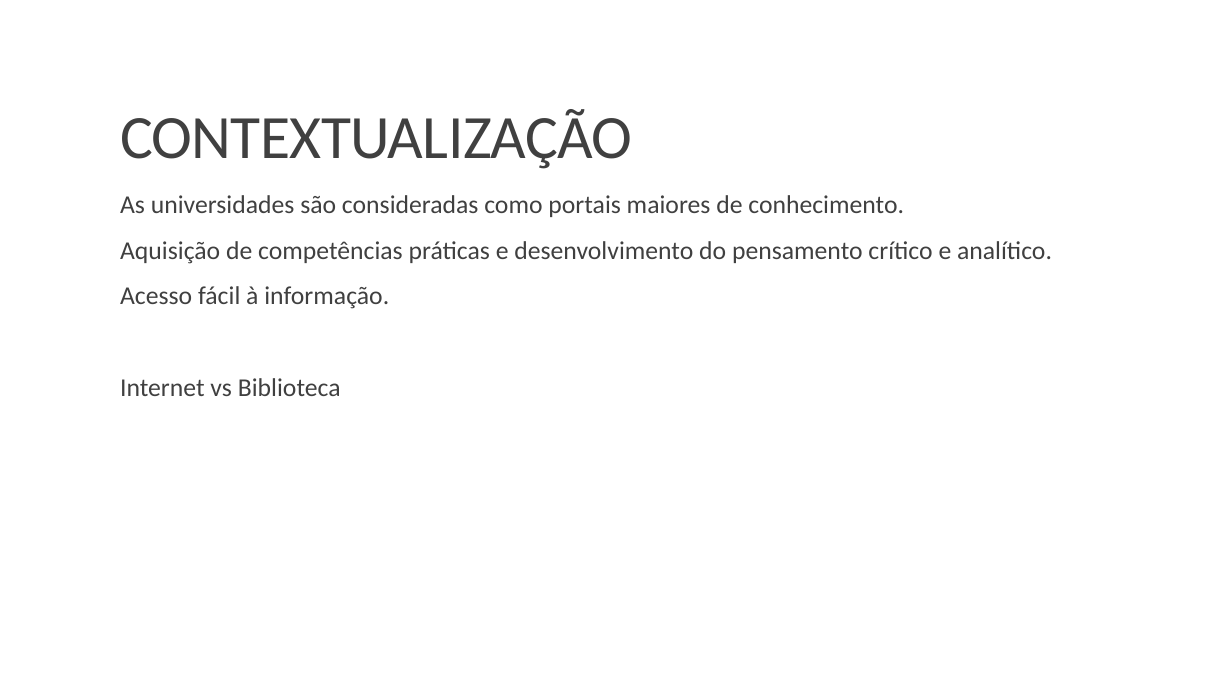
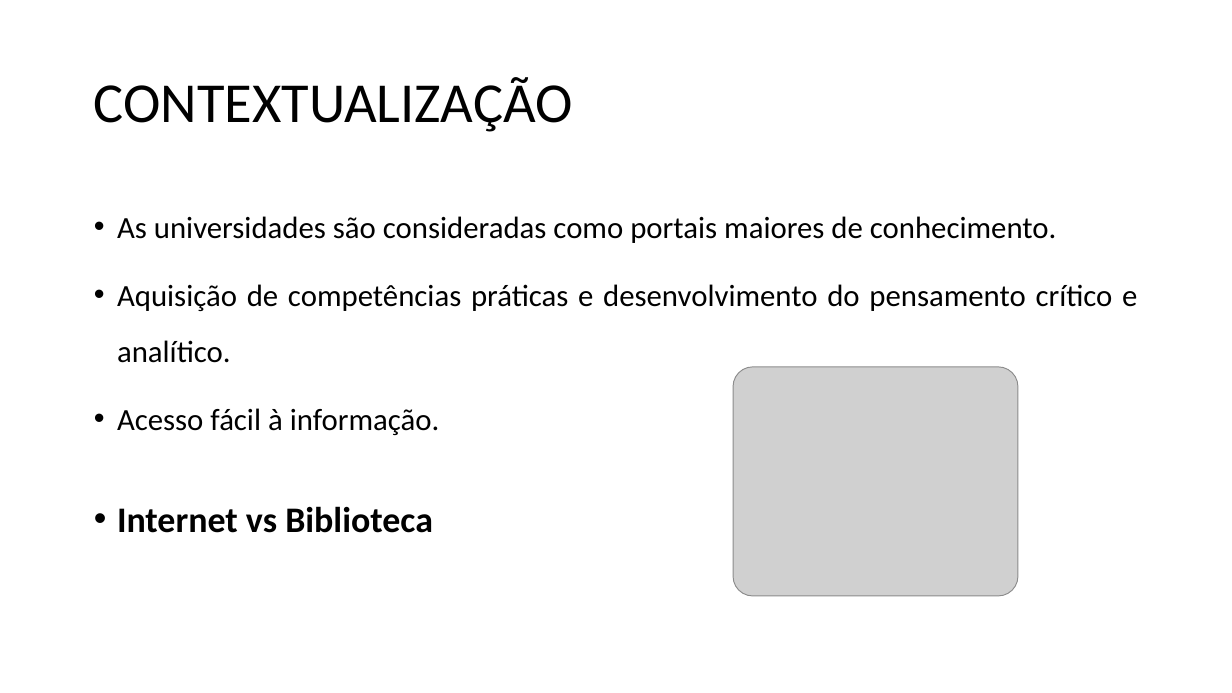
Before and after one commit to b-p3r/BD-1516, a slide deck: slide 4 of begininPP.pptx. Drawn at 1232x693 pixels with LibreOffice and Linux fonts; fonts in the diff are those of the drawing; grey boxes stand for pictures. Boxes give left, top, right and bottom in pixels: in the first picture for what was removed or moved away, otherwise in the second. Text is boxed around its words. In the diff, an @@ line names an element or a change of style, - is before the commit and + after.

```diff
--- a/begininPP.pptx
+++ b/begininPP.pptx
@@ title "CONTEXTUALIZAÇÃO": place and size @@
-title "CONTEXTUALIZAÇÃO" at bbox=[120, 109, 633, 169]
+title "CONTEXTUALIZAÇÃO" at bbox=[94, 77, 573, 132]
@@ title "CONTEXTUALIZAÇÃO" at bbox=[94, 77, 573, 132]: size 48 to 44 pt, text colour #404040 to #000000, letter spacing -0.5 to 0 pt; line spacing 0.85 to 0.9; vertical alignment bottom to middle @@
@@ text "As universidades são consideradas como ...": place and size @@
-text "As universidades são consideradas como ..." at bbox=[120, 195, 1052, 396]
+text "As universidades são consideradas como ..." at bbox=[117, 216, 1137, 533]
@@ text "As universidades são consideradas como ..." at bbox=[117, 216, 1137, 533]: size 20 to 24 pt in "As universidades são consideradas como portais maiores ...", "Aquisição de competências práticas e desenvolvimento do ...", "Acesso fácil à informação."; text colour #404040 to #000000; size 20 to 28 pt, bold on in "Internet vs Biblioteca"; alignment left to justified; bullet   to •; line spacing 0.9 to 1.5; less space between paragraphs @@
@@ picture added at bbox=[733, 367, 1018, 596] @@
```
Also in this commit, not shown: 9 other slides changed, 12 slides added, 2 slides removed.
